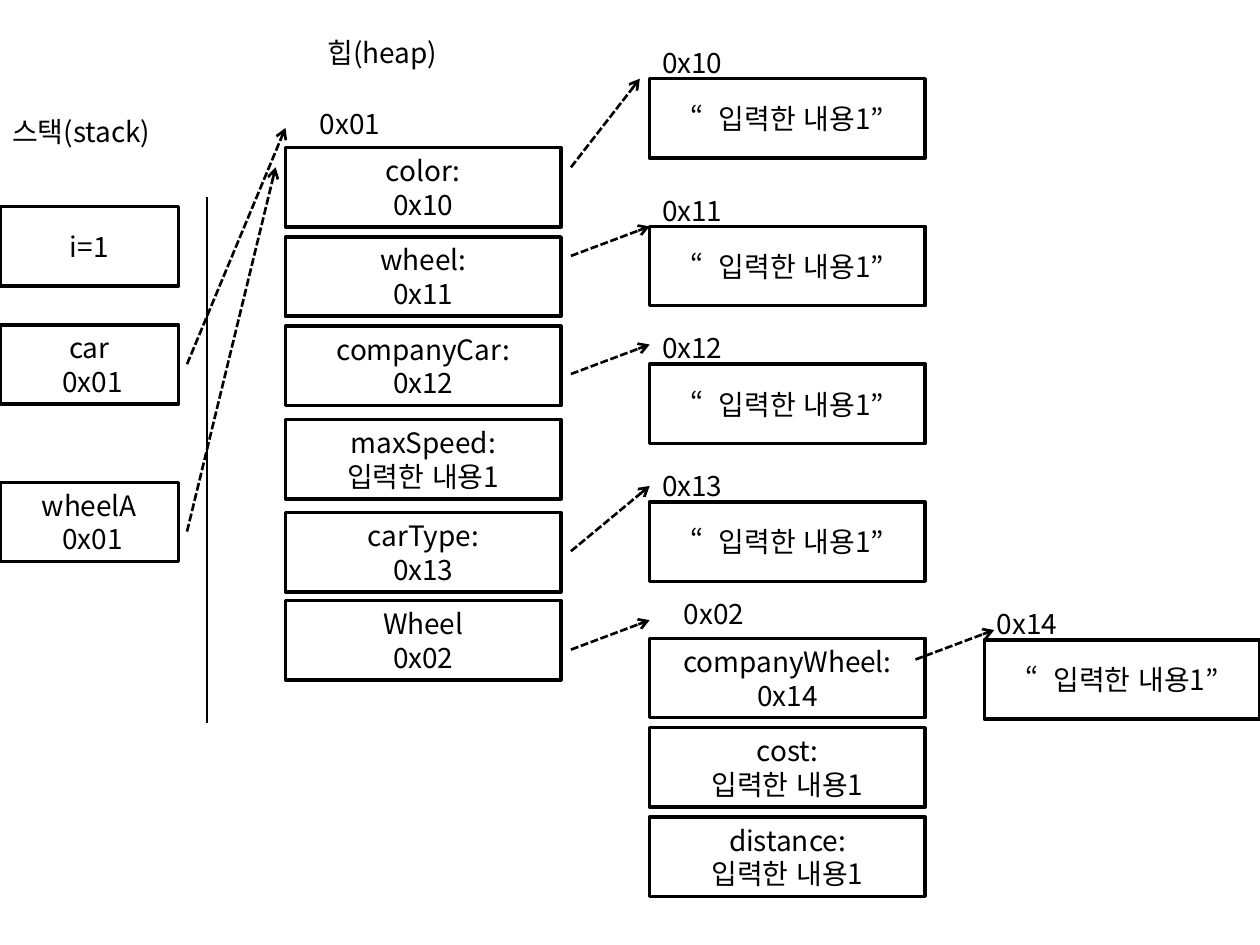
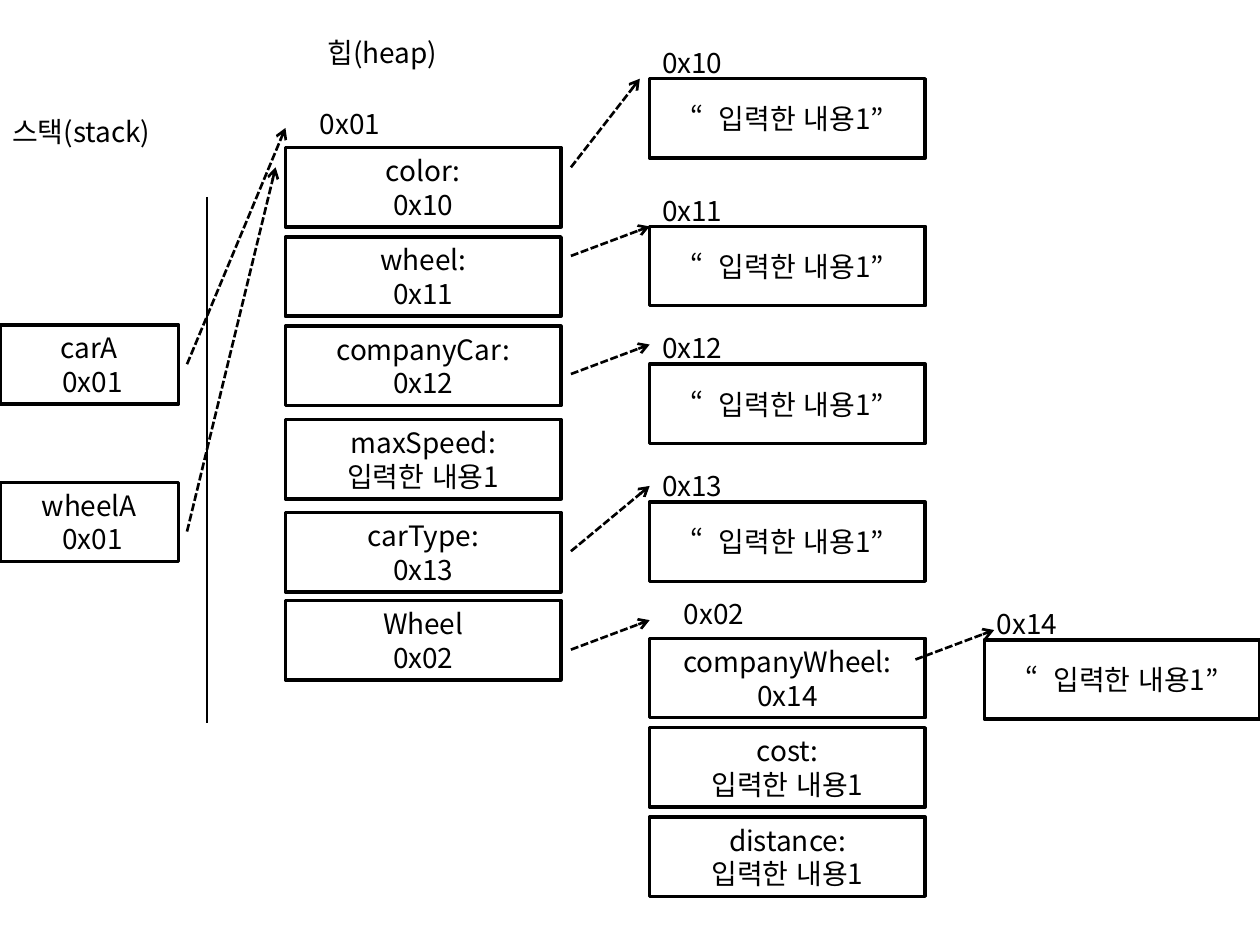
Before and after one commit to SniperDitto/javaBackupYSH, a slide deck: slide 1 of 1022/class유승화.pptx. Drawn at 1260x945 pixels with LibreOffice and Linux fonts; fonts in the diff are those of the drawing. Boxes give left, top, right and bottom in pixels: in the first picture for what was removed or moved away, otherwise in the second. Text is boxed around its words. In the diff, an @@ line names an element or a change of style, - is before the commit and + after.

```diff
--- a/1022/class유승화.pptx
+++ b/1022/class유승화.pptx
@@ rectangle removed at (x1=0, y1=207, x2=179, y2=286) @@
-i=1
@@ text in rectangle at (x1=61, y1=337, x2=118, y2=359): text changed @@
-car
+carA
```
Also in this commit, not shown: 3 other slides changed, 3 slides added.
